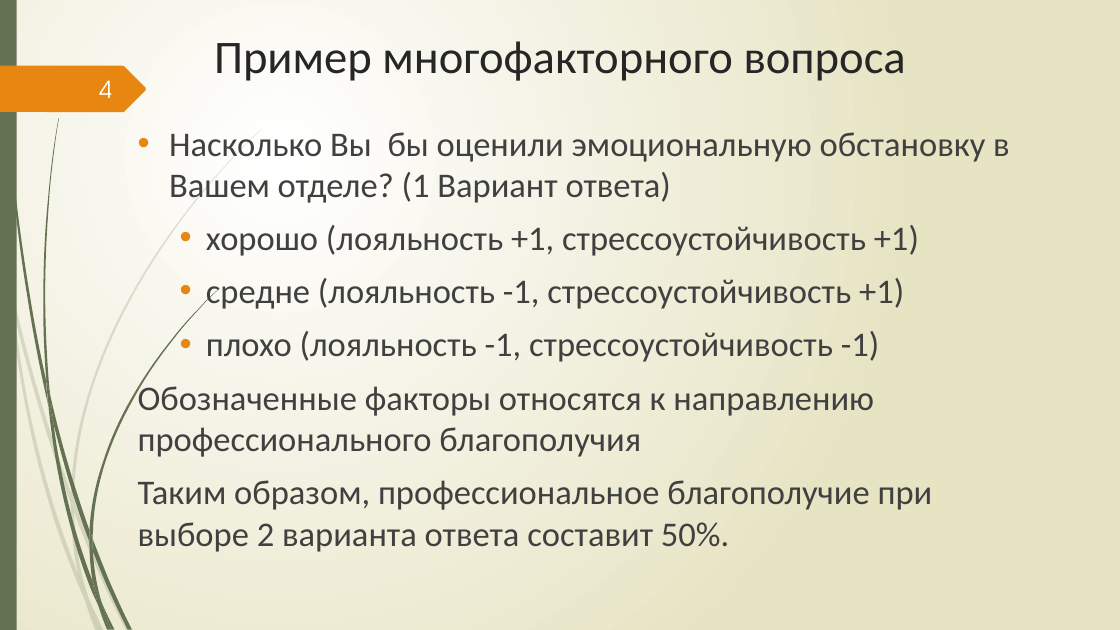
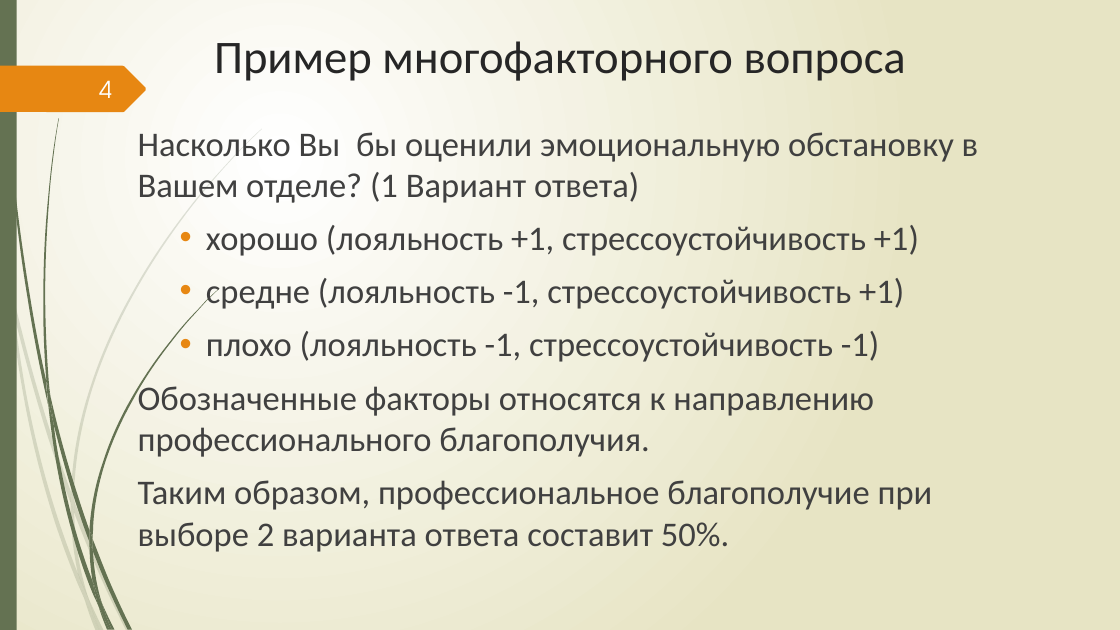
Before and after one commit to Csar9000/Quality-of-life-assessment-system, a slide deck: slide 4 of Документы/Презентация ВКР.pptx. Drawn at 1120x630 pixels with LibreOffice and Linux fonts; fonts in the diff are those of the drawing. Boxes give left, top, right and bottom in pixels: in the first picture for what was removed or moved away, otherwise in the second. Text is boxed around its words. In the diff, an @@ line names an element or a change of style, - is before the commit and + after.

```diff
--- a/Документы/Презентация ВКР.pptx
+++ b/Документы/Презентация ВКР.pptx
@@ text at (138, 132, 979, 203): bullet • to none @@
@@ text at (138, 381, 874, 457): text changed @@
-  Обозначенные факторы относятся к направлению профессионального благополучия
+  Обозначенные факторы относятся к направлению профессионального благополучия.
```
Also in this commit, not shown: 3 other slides changed, 4 other files.
